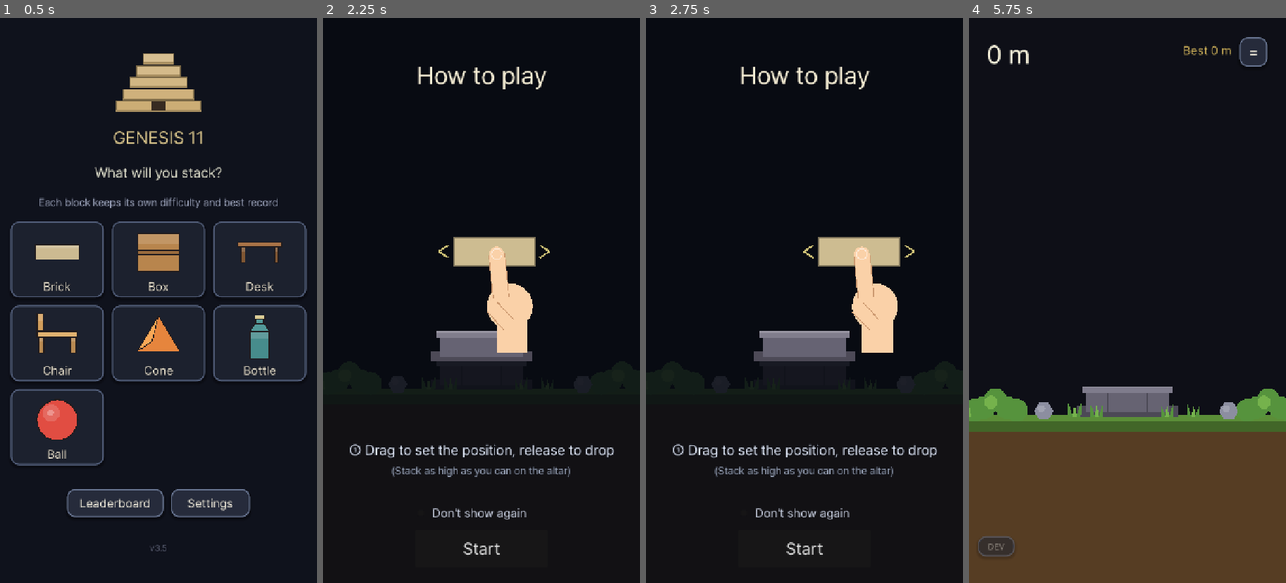
Above: before the commit, frames 1-4 (left to right).
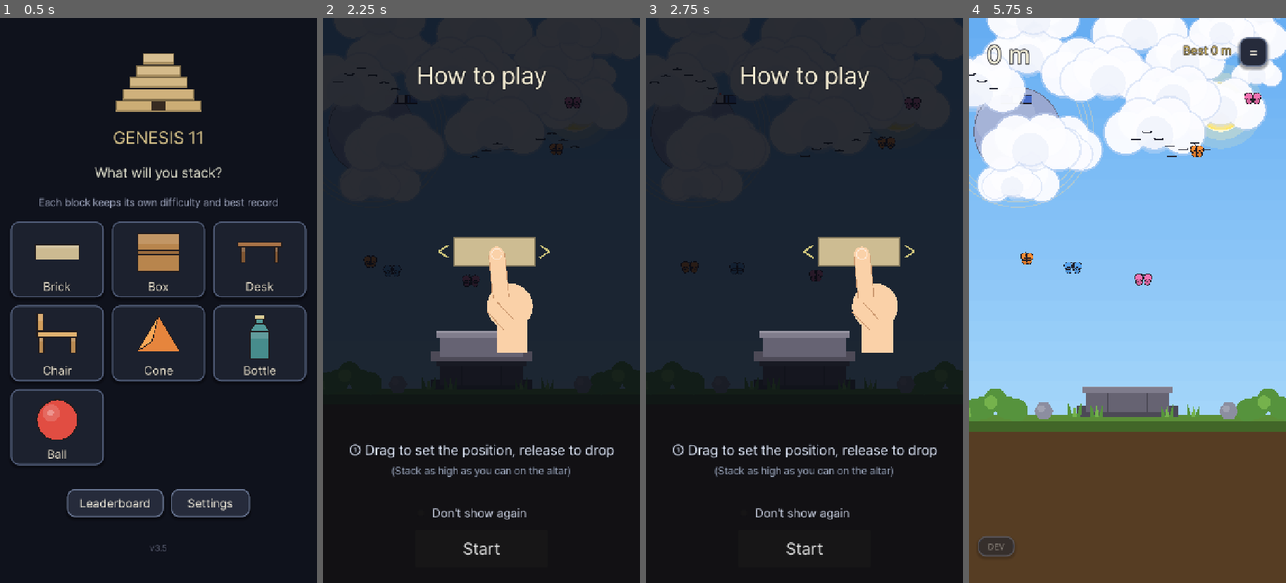
Above: after the commit, the same moments.

Repository: jungrok5/babel-tower
Game: Godot game, scene res://scenes/Main.tscn
The game is run twice, just before and just after one commit, with the same random seed, the same clock (stepped at 60 frames per second) and the same inputs.
Inputs (mouse positions are in pixels of both pictures, inside the frame that each line leads up to):
- Up to frame 1 (0.5 s): no input
- Up to frame 2 (2.25 s): click "Brick" at 0.5 s; tap Enter at 1.25 s; move the mouse to (551, 272) at 1.27 s; tap R at 1.35 s; click (551, 272) at 1.42 s; tap Space at 1.52, 1.82 s; drag from (418, 328) to (465, 413) at 2.02 s
- Up to frame 3 (2.75 s): no input
- Up to frame 4 (5.75 s): click "Don't show again" at 2.75 s; click "Don't show again" at 3.5 s; click "Don't show again" at 4.25 s; click "Start" at 5 s

Frame 1 is identical in both runs. In frame 2, 58% of the frame differs, in the area x 0-100%, y 0-66%; in frame 3, 57%; in frame 4, 67%, in the area x 0-100%, y 0-71%.
Error before the commit: Parse Error: Cannot infer the type of "dx" variable because the value doesn't have a set type. (res://scripts/sky.gd:279)

Commit message:
fix(sky): type dx explicitly — Variant loop var broke sky.gd parse
'var dx := sx * 11.0 * w' couldn't infer type (sx comes from an untyped
float-array loop → Variant), so sky.gd failed to load and the background
was scriptless. Cast to float(sx).

Co-Authored-By: Claude Opus 4.8 <noreply@anthropic.com>
Claude-Session: https://claude.ai/code/session_01Jx8xk1vyhwdsC6SaQay3dQ

Diff:
--- a/scripts/sky.gd
+++ b/scripts/sky.gd
@@ -276,7 +276,7 @@
 	var w := 0.45 + 0.55 * absf(sin(flap))       # 날개 펼침 정도(가로 스케일)
 	var wc: Color = col
 	for sx in [-1.0, 1.0]:
-		var dx := sx * 11.0 * w
+		var dx := float(sx) * 11.0 * w
 		draw_circle(c + Vector2(dx, -4.0), 9.0, wc)                 # 윗날개
 		draw_circle(c + Vector2(dx * 0.9, 6.0), 7.0, wc.darkened(0.12))  # 아랫날개
 		draw_arc(c + Vector2(dx, -4.0), 9.0, 0, TAU, 16, OUTLINE, 1.4)
